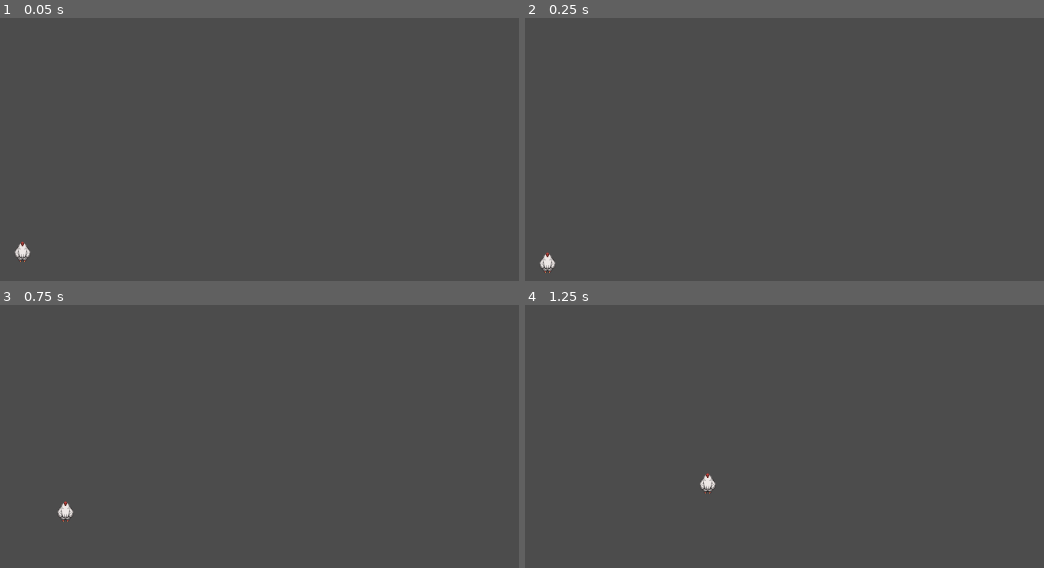
Above: before the commit, frames 1-4 (two rows, left to right).
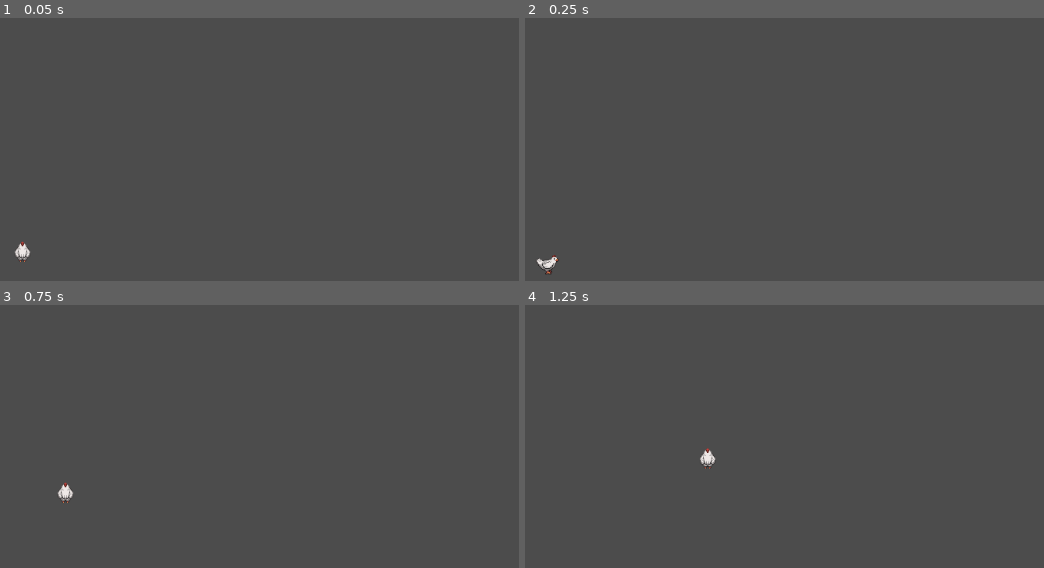
Above: after the commit, the same moments.

Repository: see4pablo/rooster-madness
Game: Godot game, scene res://scenes/Main.tscn
The game is run twice, just before and just after one commit, with the same random seed, the same clock (stepped at 60 frames per second) and the same inputs.
Inputs (mouse positions are in pixels of both pictures, inside the frame that each line leads up to):
- Up to frame 1 (0.05 s): no input
- Up to frame 2 (0.25 s): no input
- Up to frame 3 (0.75 s): tap Enter at 0.5 s; move the mouse to (508, 397) at 0.52 s; hold D (move_right) from 0.53 s (still down); hold Space (jump) from 0.53 s (still down)
- Up to frame 4 (1.25 s): keep holding D (move_right); keep holding Space (jump)

Frame 1 is identical in both runs. In frame 2, 0.1% of the frame differs, in the area x 2-7%, y 88-98%; in frame 3, 0.3%, in the area x 11-15%, y 67-83%; in frame 4, 0.3%.

Commit message:
Refining dashing speed

Diff:
--- a/scripts/Character.gd
+++ b/scripts/Character.gd
@@ -5,13 +5,15 @@
 var mouse_target = Vector2()
 var origin_for_dash = Vector2()
 
-var gravity = 500
+var gravity = 800
 var gliding_gravity = gravity/2
 
 var speed = 300
 
-var dash_speed = speed * 3
-var dash_distance = speed/2
+var jump_speed = 3*speed/2
+
+var dash_speed = speed * 6
+var dash_distance = 3*speed/4
 
 #booleans of state
 var facing_right = true
@@ -31,12 +33,22 @@
 	#things that happen if the hero killed an enemy
 	can_dash = true
 
+func rooster_hit_enemy():
+	#things that happen if the hero hit an enemy:
+	#attack! and short jump above the enemy
+	dashing = false
+	linear_vel.x = 0
+	linear_vel.y = -speed
+
 func apply_gravity(delta):
 	if not dashing:
 		if gliding:
 			linear_vel.y += gliding_gravity * delta
 		else:
 			linear_vel.y += gravity * delta
+
+
+
 
 func _physics_process(delta):
 
@@ -61,7 +73,7 @@
 		#jumping and gliding
 		if Input.is_action_pressed("jump"):
 			if on_floor:
-				linear_vel.y = -speed
+				linear_vel.y = -jump_speed
 			else:
 				if falling:
 					#gliding
@@ -85,16 +97,19 @@
 
 
 	#animation
-	if on_floor:
-		if linear_vel.length_squared() > 10:
-			playback.travel("walk")
+	if dashing:
+		pass
+	else:
+		if on_floor:
+			if linear_vel.length_squared() > 10:
+				playback.travel("walk")
+			else:
+				playback.travel("idle")
 		else:
-			playback.travel("idle")
-	else:
-		if linear_vel.y > 0:
-			playback.travel("fall")
-		elif linear_vel.y < 0:
-			playback.travel("jump")
+			if linear_vel.y > 0:
+				playback.travel("fall")
+			elif linear_vel.y < 0:
+				playback.travel("jump")
 
 	if facing_right and linear_vel.x < 0:
 		scale.x = -1
